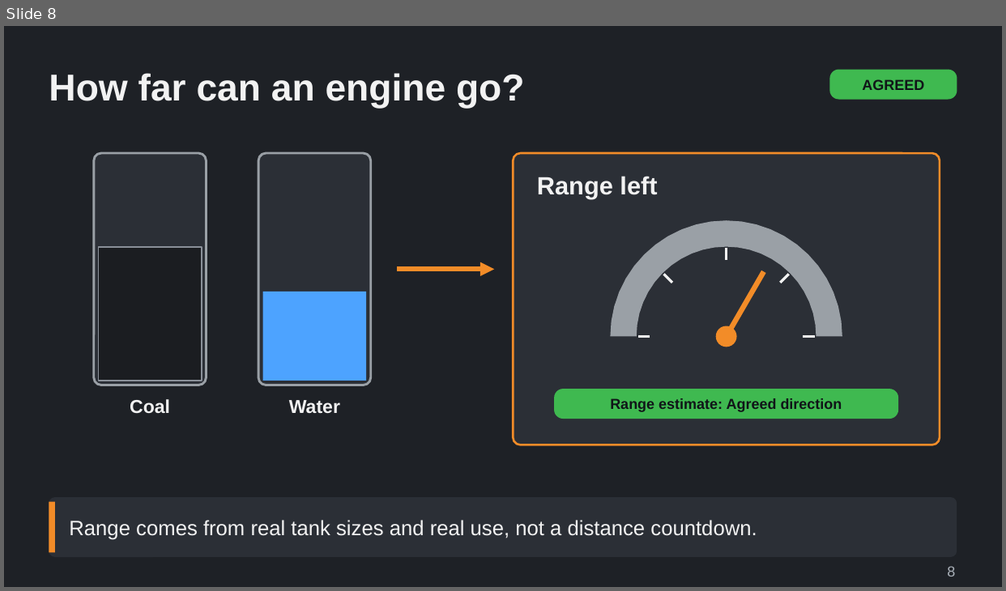
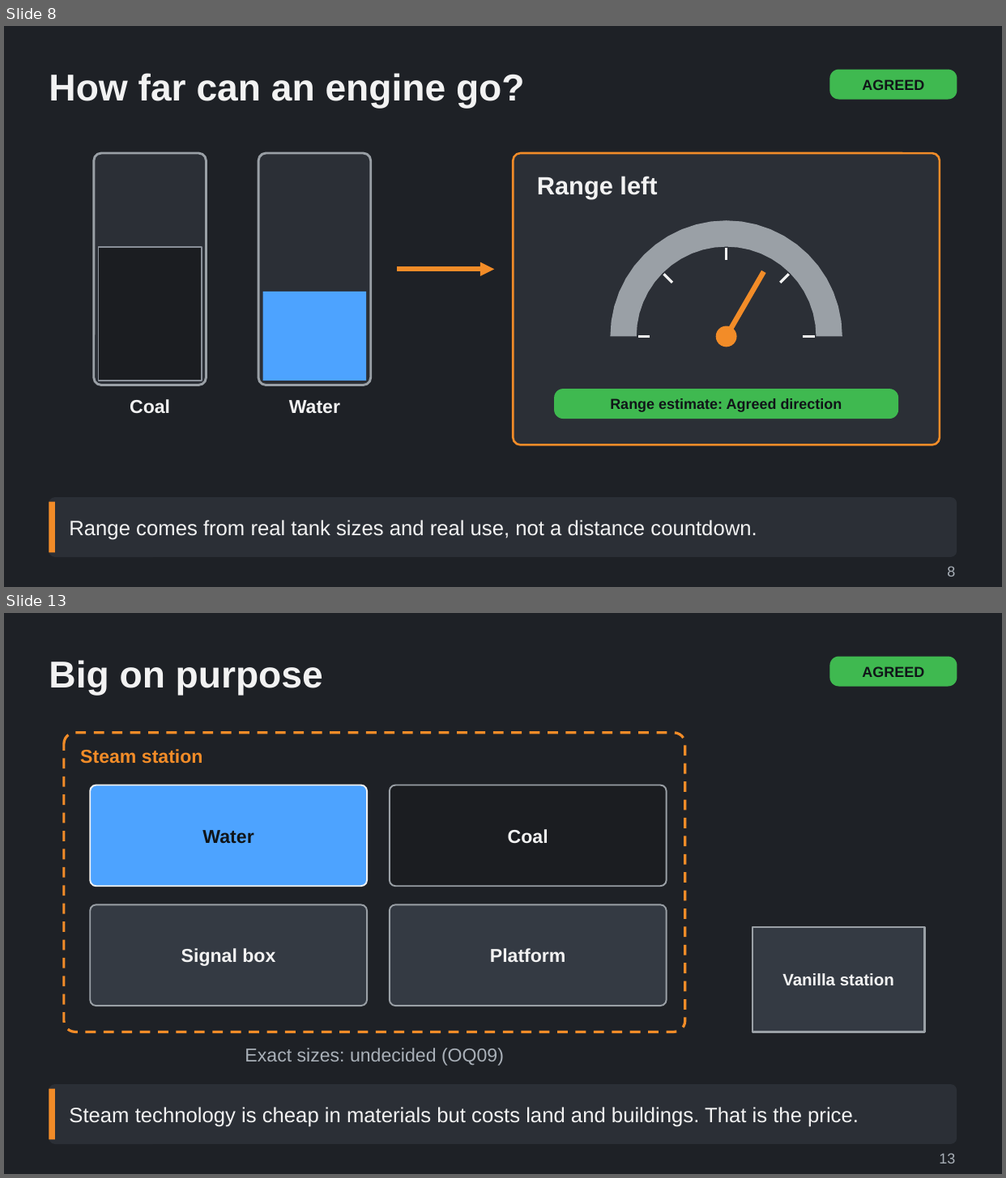
Before and after one commit to Tarenkookoo/Satisfactory---Early-Locomotion, a slide deck: Reporting/Claude Presents/Deck3_Servicing/Coal_Water_and_Servicing_Explained.pptx. Shown one above the other, each under a label of ours: slide 8 before the commit, slides 8 and 13 after it; the slides between them are not shown. The pictures are 1006x591 and 1006x1178 pixels, drawn with LibreOffice and Linux fonts; fonts in the diff are those of the drawing. Boxes give left, top, right and bottom in pixels: in the first picture for what was removed or moved away, otherwise in the second. Text is boxed around its words. In the diff, an @@ line names an element or a change of style, - is before the commit and + after.

```diff
--- a/Reporting/Claude Presents/Deck3_Servicing/Coal_Water_and_Servicing_Explained.pptx
+++ b/Reporting/Claude Presents/Deck3_Servicing/Coal_Water_and_Servicing_Explained.pptx
@@ slide 13 added at (4,613,1002,1174), background #1E2126 @@
@@ title added at (49,660,323,696), 36 pt, text #F2F2F2, bold @@
+Big on purpose
@@ rounded rectangle added at (829,657,957,687), fill #3FB950, 14 pt, text #101418, bold @@
+AGREED
@@ group added at (64,733,925,1066): 5 rounded rectangles, 2 texts, 1 rectangle @@
+Steam station
+Water
+Coal
+Signal box
+Platform
+Vanilla station
+Exact sizes: undecided (OQ09)
@@ rounded rectangle added at (49,1084,957,1144), fill #2B2F36 @@
@@ rectangle added at (49,1089,55,1140), fill #F28C28 @@
@@ text added at (69,1107,859,1127), 20 pt, text #F2F2F2 @@
+Steam technology is cheap in materials but costs land and buildings. That is the price.
@@ text added at (939,1153,955,1164), 14 pt, text #A9B0B8 @@
+13
```
Also in this commit, not shown: 7 other slides added, 4 other files.
